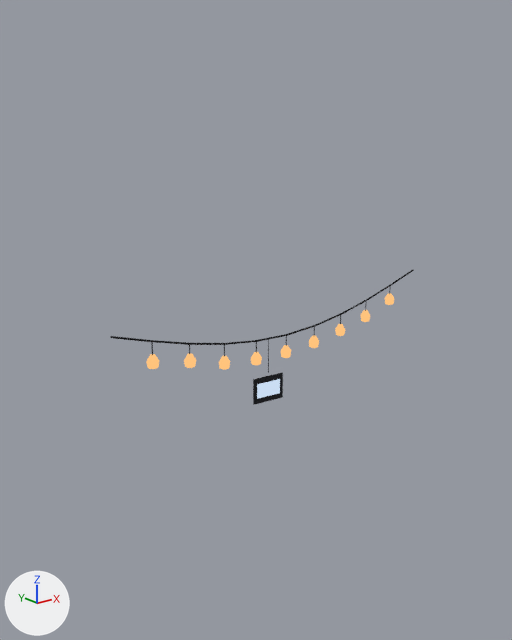
A saved change to the glTF model packages/app/public/city/room-detail-targ-props.glb.
Before and after are seen from a camera (50 mm lens) standing at (-2.32, -3.37, 3.25) and looking at (0.36, -0.02, 1.91). Lighting does not change. The marker at lower left points along +X, +Y and +Z. The older version comes first.

The older version as bpy lines, for what is in view:
```python
me_rd_targ_festoon = bpy.data.meshes.new('rd-targ-festoon')
me_rd_targ_festoon.from_pydata(...)  # 430 vertices, 736 faces; spans x -1.0..1.0, y -0.75..-0.69, z 1.73..2.27
me_rd_targ_festoon.materials.append(mat_city_palette)
ob_rd_targ_festoon = bpy.data.objects.new('rd-targ-festoon', me_rd_targ_festoon)
ob_rd_targ_festoon.location = (0.0, 0.0, 0.0)
```
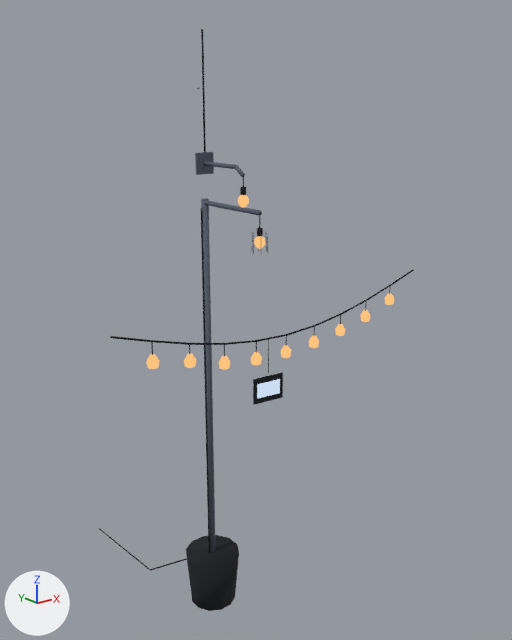
Where the change shows, as pixel boxes (x1, y1, x2, y2) in the pictures (512 x 640 px):
'rd-targ-bulb-pole', added
    after: (99, 198, 268, 611)
'rd-targ-bulb-wall', added
    after: (195, 29, 249, 208)

Diff of the bpy script that builds the scene:
```diff
--- a/packages/app/public/city/room-detail-targ-props.glb.py
+++ b/packages/app/public/city/room-detail-targ-props.glb.py
@@ me_rd_targ_bulb_pole @@
+me_rd_targ_bulb_pole.from_pydata(...)  # 204 vertices, 344 faces; spans x -0.26..0.17, y -0.54..1.2, z 0.0..2.7
+me_rd_targ_bulb_pole.materials.append(mat_city_palette)
@@ me_rd_targ_bulb_wall @@
+me_rd_targ_bulb_wall.from_pydata(...)  # 130 vertices, 228 faces; spans x -0.06..0.06, y -0.392..0.0, z 2.69..3.6
+me_rd_targ_bulb_wall.materials.append(mat_city_palette)
@@ ob_rd_targ_bulb_pole @@
+ob_rd_targ_bulb_pole = bpy.data.objects.new('rd-targ-bulb-pole', me_rd_targ_bulb_pole)
+ob_rd_targ_bulb_pole.location = (0.0, 0.0, 0.0)
@@ ob_rd_targ_bulb_wall @@
+ob_rd_targ_bulb_wall = bpy.data.objects.new('rd-targ-bulb-wall', me_rd_targ_bulb_wall)
+ob_rd_targ_bulb_wall.location = (0.0, 0.0, 0.0)
```
